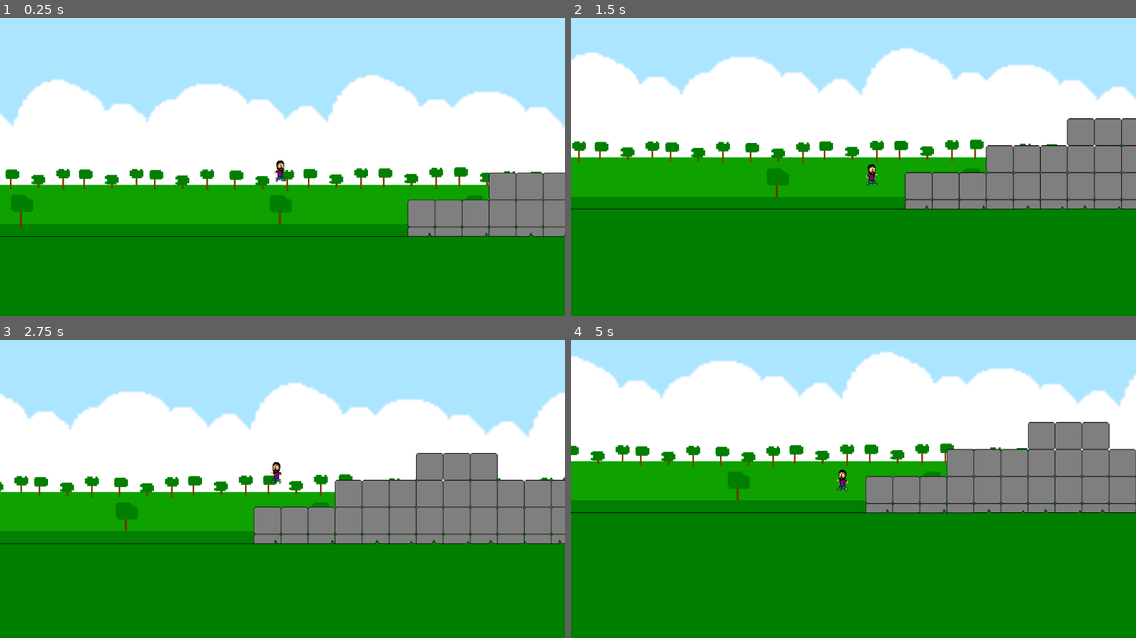
Above: before the commit, frames 1-4 (two rows, left to right).
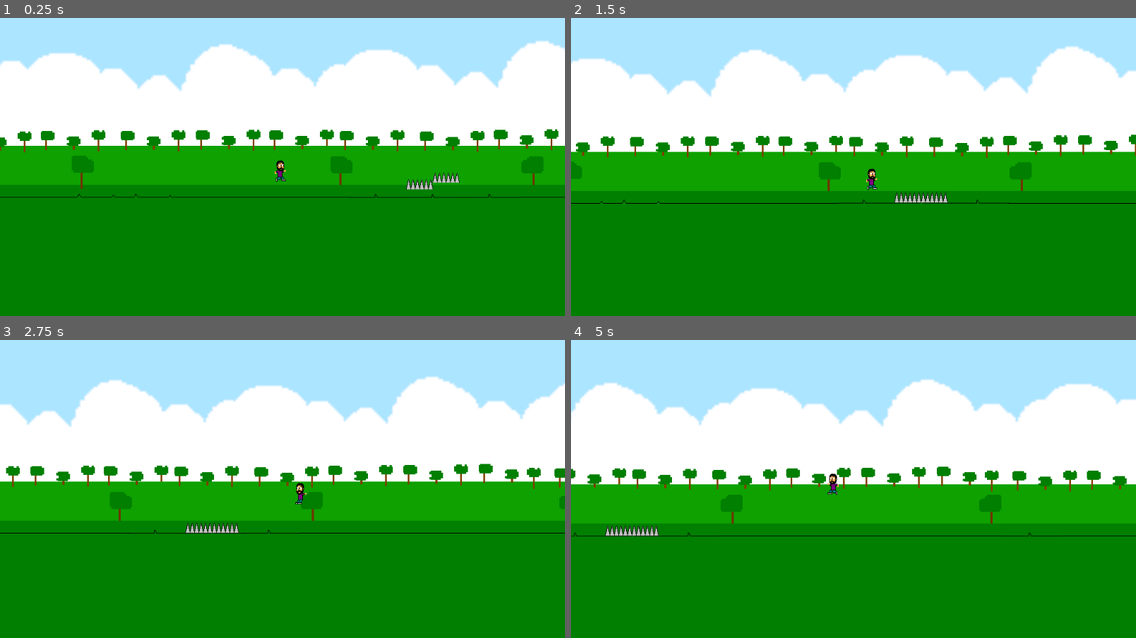
Above: after the commit, the same moments.

Repository: Guilherme-Calland/super_mega_guacamole
Game: Godot game, scene res://Scenes/Levels/Level 1.tscn
Two runs of this game, one before a commit and one after it. Both use one fixed random seed, a clock stepped at 60 frames per second and the inputs below.
Inputs:
- Up to frame 1 (0.25 s): no input
- Up to frame 2 (1.5 s): hold Space (jump) 0.53-1.28 s; hold D (right) from 0.53 s (still down); tap Space (jump) at 1.35 s
- Up to frame 3 (2.75 s): tap Space (jump) at 1.52, 1.82 s; release D (right) at 2.03 s; hold A (left) from 2.03 s (still down); hold Space (jump) from 2.03 s (still down)
- Up to frame 4 (5 s): release A (left) at 2.78 s; release Space (jump) at 2.78 s; hold D (right) 2.78-4.28 s; tap Space (jump) at 2.85, 3.02, 3.32, 4.35, 4.52, 4.82 s; hold Space (jump) 3.53-4.28 s; hold A (left) from 4.28 s (still down)

The runs differ from the first frame. In frame 1, 41% of the frame differs, in the area x 0-100%, y 7-74%; in frame 2, 19%; in frame 3, 23%; in frame 4, 31%.

Commit message:
fixing hurt bug

Diff:
--- a/Scenes/Levels/Level 1.tscn
+++ b/Scenes/Levels/Level 1.tscn
@@ -12,7 +12,7 @@
 [node name="Level 1" type="Node2D"]
 
 [node name="Player" parent="." instance=ExtResource( 6 )]
-position = Vector2( 1631.55, -118.49 )
+position = Vector2( 3171.16, -47.9928 )
 z_index = 100
 gravity = 10
 speed = 200
@@ -21,7 +21,7 @@
 tile_set = ExtResource( 8 )
 cell_size = Vector2( 49, 49 )
 format = 1
-tile_data = PoolIntArray( -196564, 1, 0, -196563, 1, 0, -196562, -1073741823, 0, -196549, 1, 0, -196548, 1, 0, -131031, 1, 0, -131030, 1, 0, -131029, 1, 0, -131028, 1, 0, -131027, 1, 0, -131026, -1073741823, 0, -131025, -1073741823, 0, -131024, -1073741823, 0, -131023, -1073741823, 0, -131013, 1, 0, -131012, 1, 0, -65498, -1073741823, 0, -65497, 1, 0, -65496, 1, 0, -65495, 1, 0, -65494, 1, 0, -65493, 1, 0, -65492, 1, 0, -65491, 1, 0, -65490, -1073741823, 0, -65489, -1073741823, 0, -65488, -1073741823, 0, -65487, -1073741823, 0, -65486, -1073741823, 0, -65485, -1073741823, 0, -65484, -1073741823, 0, -65477, 1, 0, -65476, 1, 0, 38, -1073741823, 0, 39, 1, 0, 40, 1, 0, 41, 1, 0, 42, 1, 0, 43, 1, 0, 44, 1, 0, 45, 1, 0, 46, -1073741823, 0, 47, -1073741823, 0, 48, -1073741823, 0, 49, -1073741823, 0, 50, -1073741823, 0, 51, -1073741823, 0, 52, -1073741823, 0, 59, 1, 0, 60, 1, 0 )
+tile_data = PoolIntArray( -196564, 1, 0, -196563, 1, 0, -196562, -1073741823, 0, -131031, 1, 0, -131030, 1, 0, -131029, 1, 0, -131028, 1, 0, -131027, 1, 0, -131026, -1073741823, 0, -131025, -1073741823, 0, -131024, -1073741823, 0, -131023, -1073741823, 0, -65498, -1073741823, 0, -65497, 1, 0, -65496, 1, 0, -65495, 1, 0, -65494, 1, 0, -65493, 1, 0, -65492, 1, 0, -65491, 1, 0, -65490, -1073741823, 0, -65489, -1073741823, 0, -65488, -1073741823, 0, -65487, -1073741823, 0, -65486, -1073741823, 0, -65485, -1073741823, 0, -65484, -1073741823, 0, 38, -1073741823, 0, 39, 1, 0, 40, 1, 0, 41, 1, 0, 42, 1, 0, 43, 1, 0, 44, 1, 0, 45, 1, 0, 46, -1073741823, 0, 47, -1073741823, 0, 48, -1073741823, 0, 49, -1073741823, 0, 50, -1073741823, 0, 51, -1073741823, 0, 52, -1073741823, 0 )
 
 [node name="GrassTileMap" type="TileMap" parent="."]
 tile_set = ExtResource( 1 )
@@ -93,4 +93,4 @@
 position = Vector2( 4422.05, -77.158 )
 
 [node name="Spike2" parent="SpikeGroup1" instance=ExtResource( 7 )]
-position = Vector2( 4470.05, -77.158 )
+position = Vector2( 4470.05, -89.158 )
--- a/Scripts/Animations.gd
+++ b/Scripts/Animations.gd
@@ -1,4 +1,4 @@
-func animate(is_on_floor, sprite, is_on_wall):
+func animate(is_on_floor, sprite, is_on_wall, hurt):
 	if Input.is_action_pressed("right") and not Input.is_action_pressed("left"):
 		sprite.flip_h = false
 		sprite.play("run")
@@ -13,3 +13,6 @@
 
 	if is_on_wall:
 		sprite.play("grab")
+
+	if hurt:
+		sprite.play("hurt")
--- a/Scripts/Movement.gd
+++ b/Scripts/Movement.gd
@@ -1,4 +1,4 @@
-func move(motion, speed, gravity, jump_speed, is_on_floor, hurt):
+func move(motion, speed, gravity, jump_speed, is_on_floor, hurt, floor_count_buffer):
 
 	if Input.is_action_pressed("right") and not Input.is_action_pressed("left"):
 		if is_on_floor:
@@ -18,12 +18,19 @@
 	if Input.is_action_pressed("jump") or hurt:
 		if is_on_floor:
 			motion.y -= jump_speed
-		else:
-			hurt = false
+
+	if hurt:
+		floor_count_buffer -= 1
+
+	if is_on_floor and floor_count_buffer <= 0:
+		hurt = false
+		floor_count_buffer = 4
+
 
 	var motionBundle = {
 		"motion" : motion,
-		"hurt" : hurt
+		"hurt" : hurt,
+		"floor_count_buffer" : floor_count_buffer
 	}
 
 	return motionBundle
--- a/Scripts/Player.gd
+++ b/Scripts/Player.gd
@@ -3,6 +3,8 @@
 export var gravity = 10
 export var speed = 100
 export var jump_speed = 300
+
+var hurt_animation = false
 
 var u
 
@@ -17,6 +19,9 @@
 func move():
 	var motion : Vector2 = u.motionBundle["motion"]
 	var hurt = u.motionBundle["hurt"]
+	var floor_count_buffer = u.motionBundle["floor_count_buffer"]
+
+	print(floor_count_buffer)
 
 	u.motionBundle = u.movement.move(
 		motion,
@@ -24,16 +29,21 @@
 		gravity,
 		jump_speed,
 		is_on_floor(),
-		hurt
+		hurt,
+		floor_count_buffer
 		)
 
 	move_and_slide(motion, u.UP)
 
 func animate():
+
+	var hurt = u.motionBundle["hurt"]
+
 	u.animation.animate(
 		is_on_floor(),
 		$PlayerAnimatedSprite,
-		is_on_wall()
+		is_on_wall(),
+		hurt
 		)
 
 func hurt():
--- a/Scripts/Utils.gd
+++ b/Scripts/Utils.gd
@@ -6,5 +6,6 @@
 
 var motionBundle = {
 	"motion" : Vector2(0,0),
-	"hurt" : false
+	"hurt" : false,
+	"floor_count_buffer" : 4
 }
